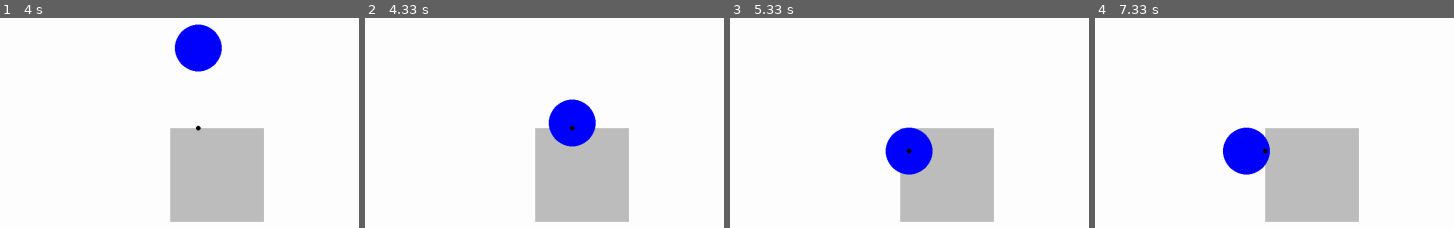
Above: before the commit, frames 1-4 (left to right).
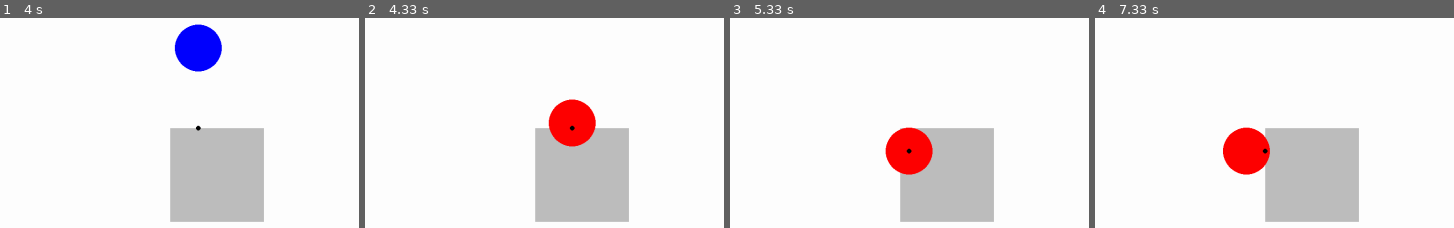
Above: after the commit, the same moments.

Repository: binaerverkehr/pygamece-tutorial
Game: pygame game, started from main.py
The game is run twice, just before and just after one commit, with the same random seed, the same clock (stepped at 60 frames per second) and the same inputs.
Inputs:
- Up to frame 1 (4 s): hold D 0.33-0.8 s; hold W 0.83-1.13 s; hold D 1.17-1.63 s; hold A 1.67-2.2 s; hold S 2.23-2.53 s; hold A 2.57-2.97 s; hold W 3-3.37 s; hold D from 3.4 s (still down)
- Up to frame 2 (4.33 s): release D at 4.03 s; hold S from 4.07 s (still down)
- Up to frame 3 (5.33 s): release S at 4.43 s; hold A 4.47-4.93 s; hold D from 4.97 s (still down)
- Up to frame 4 (7.33 s): release D at 5.43 s; hold W 5.47-5.77 s; hold D 5.8-6.27 s; hold A 6.3-6.83 s; hold S 6.87-7.17 s; hold A from 7.2 s (still down)

Frame 1 is identical in both runs. In frame 2, 2.3% of the frame differs, in the area x 50-65%, y 38-62%; in frame 3, 2.3%; in frame 4, 2.3%.

Commit message:
Kollision rot/blau

Diff:
--- a/main.py
+++ b/main.py
@@ -64,10 +64,19 @@
     elif player.y > obstacle.bottom:
         nearest_y = obstacle.bottom
 
+    dx = player.x - nearest_x
+    dy = player.y - nearest_y
+    distance_squared = dx * dx + dy * dy
+    collision = distance_squared < player.radius * player.radius
+
+    color = "blue"
+    if collision:
+        color = "red"
+
     window.fill("white")
 
     pygame.draw.rect(window, "grey", obstacle)
-    pygame.draw.circle(window, "blue", (player.x, player.y), player.radius)
+    pygame.draw.circle(window, color, (player.x, player.y), player.radius)
     pygame.draw.circle(window, "black", (nearest_x, nearest_y), 5)
 
     pygame.display.flip()
